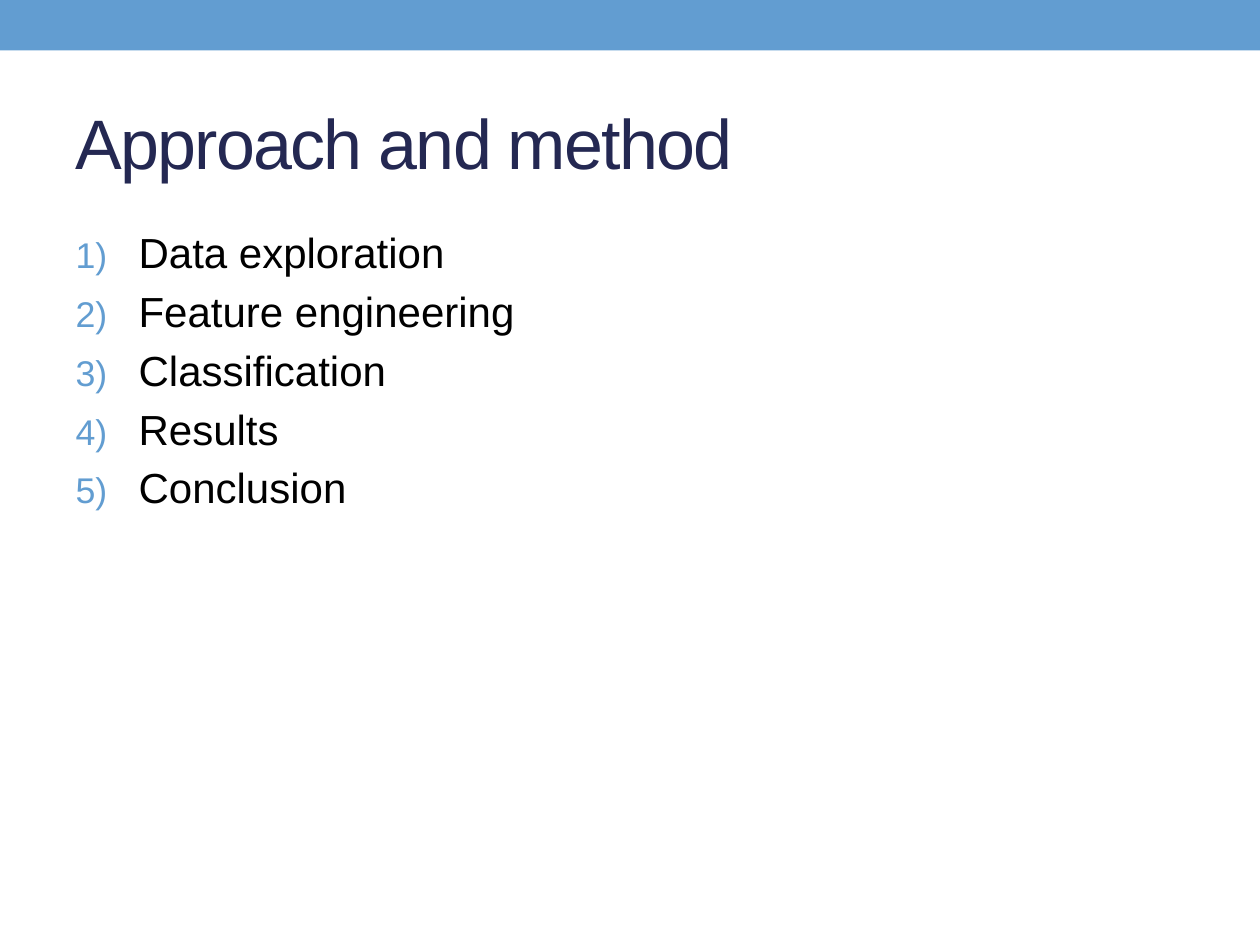
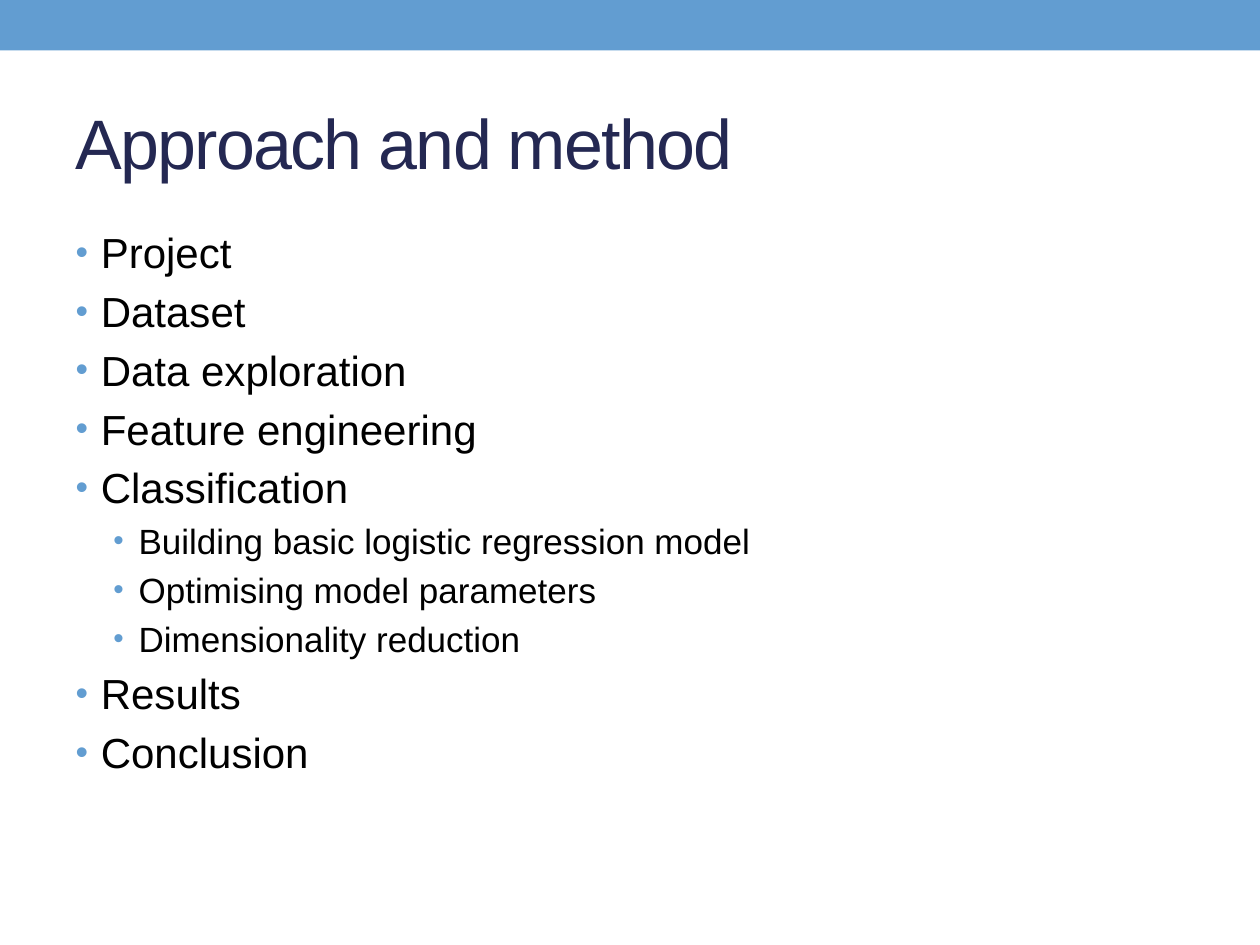
Before and after one commit to Son17/Data-Science-Projects, a slide deck: slide 2 of LG presentation.pptx (slide 4 before the commit). Drawn at 1260x945 pixels with LibreOffice and Linux fonts; fonts in the diff are those of the drawing. Boxes give left, top, right and bottom in pixels: in the first picture for what was removed or moved away, otherwise in the second. Text is boxed around its words. In the diff, an @@ line names an element or a change of style, - is before the commit and + after.

```diff
--- a/LG presentation.pptx
+++ b/LG presentation.pptx
@@ text at bbox=[101, 237, 246, 328]: paragraphs added @@
+• Project
+• Dataset
@@ text at bbox=[101, 355, 476, 769]: bullet 1) to • @@
@@ text at bbox=[139, 528, 749, 659]: paragraphs added @@
+  • Building basic logistic regression model
+  • Optimising model parameters
+  • Dimensionality reduction
```
Also in this commit, not shown: 17 other slides changed, 9 slides added, 4 slides removed, 1 other file.
